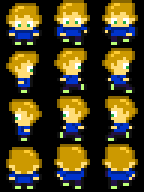
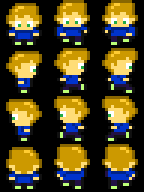
Layers edited between the first and the second (144, 192) image:
painted on "Sprites" over [left=6, top=48, right=138, bottom=126]
